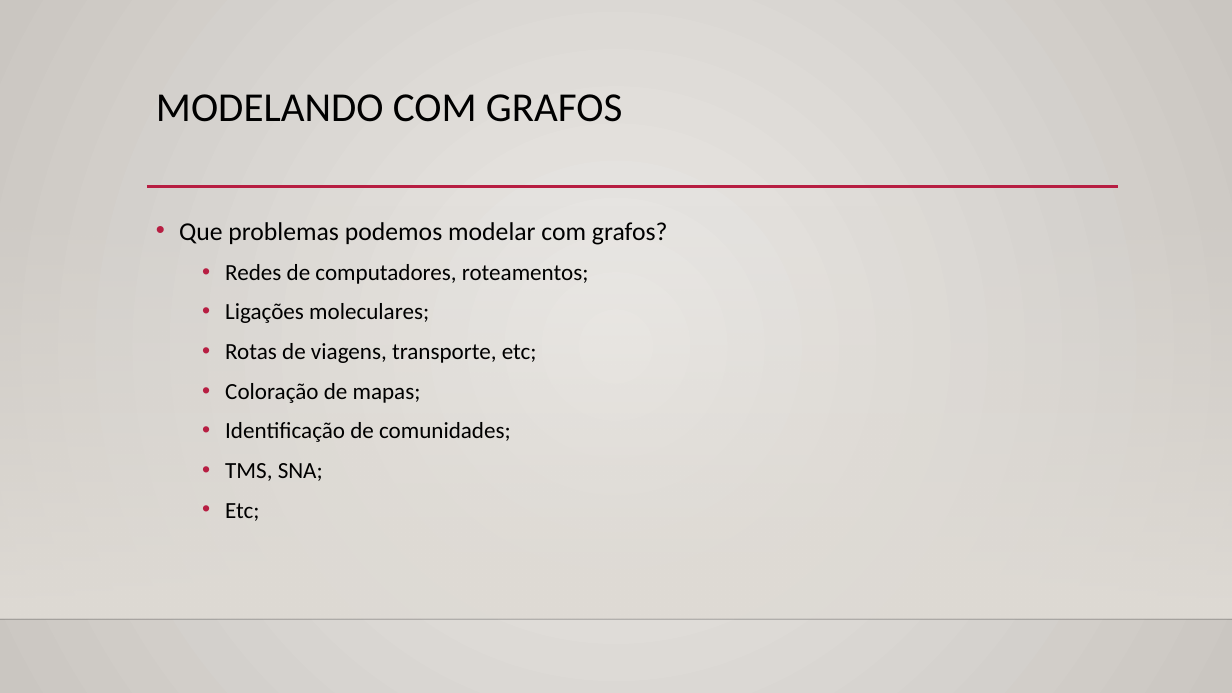
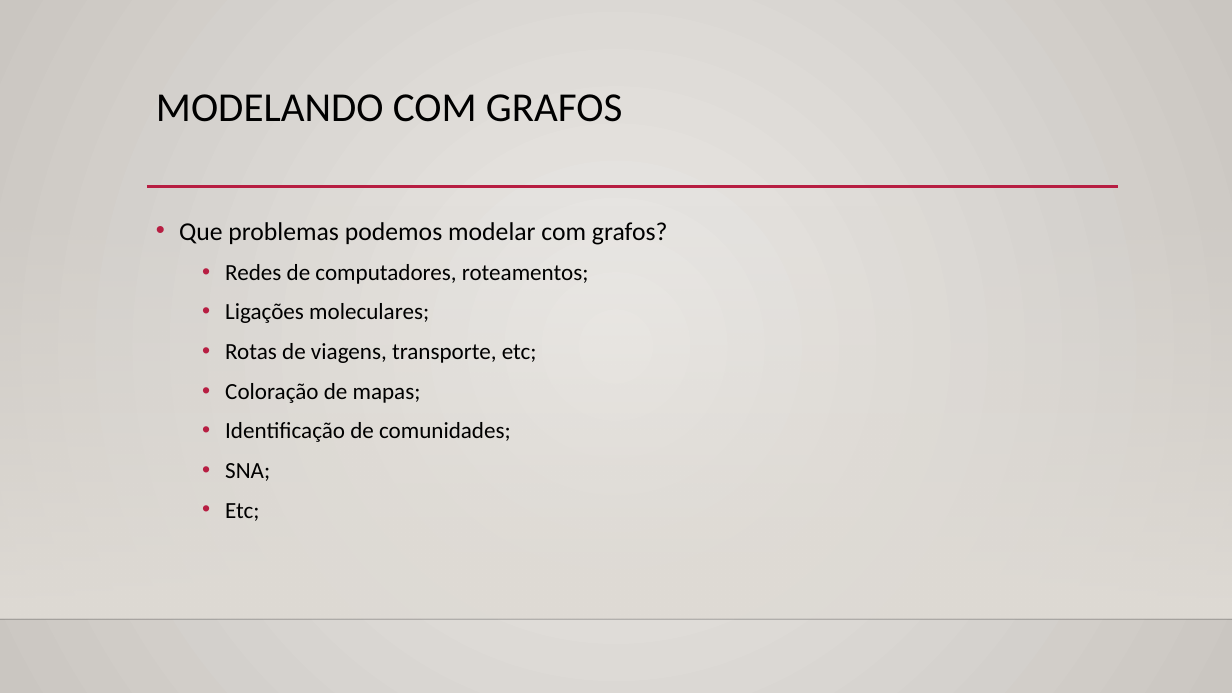
Before and after one commit to gvanerven/treinamento, a slide deck: slide 5 of curso_grafos/grafos.pptx. Drawn at 1232x693 pixels with LibreOffice and Linux fonts; fonts in the diff are those of the drawing; background and template pictures are left out. Boxes give left, top, right and bottom in pixels: in the first picture for what was removed or moved away, otherwise in the second. Text is boxed around its words. In the diff, an @@ line names an element or a change of style, - is before the commit and + after.

```diff
--- a/curso_grafos/grafos.pptx
+++ b/curso_grafos/grafos.pptx
@@ text at [225,463,270,481]: text changed @@
-  • TMS, SNA;
+  • SNA;
```
Also in this commit, not shown: 1 other slide changed, 4 slides added, 3 other files.
